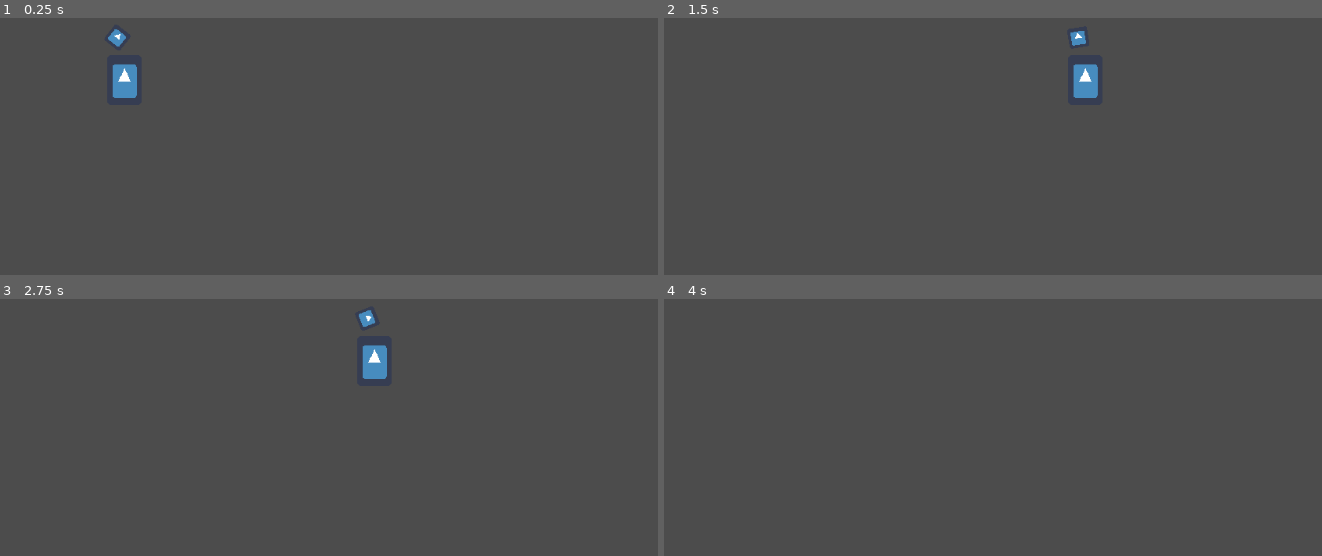
Above: before the commit, frames 1-4 (two rows, left to right).
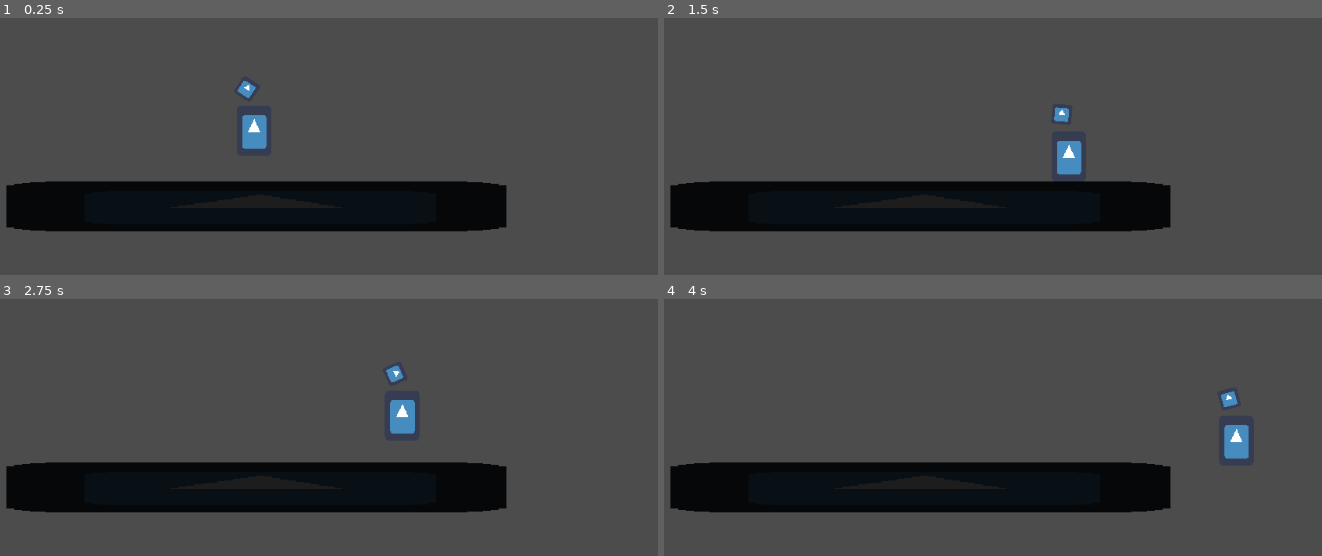
Above: after the commit, the same moments.

Repository: MHillier98/FeedThePillar
Game: Godot game, scene res://Scenes/TestScene.tscn
The game is run twice, just before and just after one commit, with the same random seed, the same clock (stepped at 60 frames per second) and the same inputs. The engine's default icon, where the game draws it, is replaced by a stand-in: a white triangle on a blue panel in a dark square.
Inputs (mouse positions are in pixels of both pictures, inside the frame that each line leads up to):
- Up to frame 1 (0.25 s): no input
- Up to frame 2 (1.5 s): move the mouse to (1098, 43) at 0.52 s; hold W (up) 0.53-1.28 s; hold D (right) from 0.53 s (still down); move the mouse to (762, 89) at 1.27 s; tap W (up) at 1.35 s
- Up to frame 3 (2.75 s): tap W (up) at 1.52, 1.82 s; move the mouse to (outside the picture) at 2.02 s; release D (right) at 2.03 s; hold A (left) from 2.03 s (still down); hold W (up) from 2.03 s (still down)
- Up to frame 4 (4 s): move the mouse to (881, 440) at 2.77 s; release A (left) at 2.78 s; release W (up) at 2.78 s; hold D (right) from 2.78 s (still down); tap W (up) at 2.85, 3.02, 3.32 s; move the mouse to (1164, 417) at 3.52 s; hold W (up) from 3.53 s (still down)

The runs differ from the first frame. In frame 1, 16% of the frame differs, in the area x 0-78%, y 4-83%; in frame 2, 16%, in the area x 0-78%, y 5-83%; in frame 3, 16%; in frame 4, 15%.

Commit message:
Added a platform and fixed movement

Diff:
--- /dev/null
+++ b/Scenes/Platform.tscn
@@ -0,0 +1,22 @@
+[gd_scene load_steps=3 format=2]
+
+[ext_resource path="res://Images/icon.png" type="Texture" id=1]
+
+[sub_resource type="RectangleShape2D" id=1]
+extents = Vector2( 32, 31.9391 )
+
+[node name="Platform" type="StaticBody2D"]
+__meta__ = {
+"_edit_group_": true
+}
+
+[node name="Sprite" type="Sprite" parent="."]
+modulate = Color( 0.113725, 0.113725, 0.113725, 1 )
+position = Vector2( 509.507, 479.653 )
+scale = Vector2( 10, 1 )
+texture = ExtResource( 1 )
+
+[node name="CollisionShape2D" type="CollisionShape2D" parent="."]
+position = Vector2( 509.507, 479.653 )
+scale = Vector2( 10, 1 )
+shape = SubResource( 1 )
--- a/Scenes/Player.tscn
+++ b/Scenes/Player.tscn
@@ -4,11 +4,13 @@
 [ext_resource path="res://Scripts/Player.gd" type="Script" id=2]
 [ext_resource path="res://Scripts/PlayerHead.gd" type="Script" id=3]
 
-[sub_resource type="RectangleShape2D" id=1]
-extents = Vector2( 12.8, 12.8 )
+[sub_resource type="CapsuleShape2D" id=5]
+radius = 12.5087
+height = 3.17352
 
-[sub_resource type="RectangleShape2D" id=2]
-extents = Vector2( 22.4, 32 )
+[sub_resource type="CapsuleShape2D" id=6]
+radius = 21.7176
+height = 19.9203
 
 [sub_resource type="Animation" id=3]
 resource_name = "Look Left"
@@ -47,8 +49,11 @@
 
 [node name="HeadCollisionShape" type="CollisionShape2D" parent="."]
 position = Vector2( -9, -54 )
-shape = SubResource( 1 )
+shape = SubResource( 5 )
 script = ExtResource( 3 )
+__meta__ = {
+"_edit_group_": true
+}
 
 [node name="HeadSprite" type="Sprite" parent="HeadCollisionShape"]
 position = Vector2( 0, -7.62939e-06 )
@@ -56,7 +61,7 @@
 texture = ExtResource( 1 )
 
 [node name="BodyCollisionShape" type="CollisionShape2D" parent="."]
-shape = SubResource( 2 )
+shape = SubResource( 6 )
 
 [node name="BodySprite" type="Sprite" parent="BodyCollisionShape"]
 scale = Vector2( 0.7, 1 )
--- a/Scenes/TestScene.tscn
+++ b/Scenes/TestScene.tscn
@@ -1,8 +1,11 @@
-[gd_scene load_steps=2 format=2]
+[gd_scene load_steps=3 format=2]
 
 [ext_resource path="res://Scenes/Player.tscn" type="PackedScene" id=1]
+[ext_resource path="res://Scenes/Platform.tscn" type="PackedScene" id=2]
 
-[node name="Node2D" type="Node2D"]
+[node name="World" type="Node"]
 
 [node name="Player" parent="." instance=ExtResource( 1 )]
-position = Vector2( 341.084, 317.561 )
+position = Vector2( 506.939, 343.434 )
+
+[node name="Platform" parent="." instance=ExtResource( 2 )]
--- a/Scripts/Player.gd
+++ b/Scripts/Player.gd
@@ -1,26 +1,36 @@
 extends KinematicBody2D
 
-export (int) var speed = 400
 
-var velocity = Vector2()
+const UP = Vector2(0, -1)
+const GRAVITY = 20
+const ACCELERATION = 50
+const MAX_SPEED = 220
+const JUMP_HEIGHT = -250
+
+var motion = Vector2()
 
 onready var animationPlayer = $AnimationPlayer
 
-func get_input():
-	velocity = Vector2()
+func _physics_process(delta):
+	motion.y += GRAVITY
+	var friction = false
+
 	if Input.is_action_pressed('right'):
-		velocity.x += 1
-	if Input.is_action_pressed('left'):
-		velocity.x -= 1
-#	if Input.is_action_pressed('down'):
-#		velocity.y += 1
-#	if Input.is_action_pressed('up'):
-#		velocity.y -= 1
-	velocity = velocity.normalized() * speed
+		motion.x = min(motion.x + ACCELERATION, MAX_SPEED)
+	elif Input.is_action_pressed('left'):
+		motion.x = max(motion.x - ACCELERATION, -MAX_SPEED)
+	else:
+		friction = true
 
-func _physics_process(delta):
-	get_input()
-	velocity = move_and_slide(velocity)
+	if is_on_floor():
+		if Input.is_action_pressed('up'):
+			motion.y = JUMP_HEIGHT
+		if friction == true:
+			motion.x = lerp(motion.x, 0, 0.2)
+	else:
+		motion.x = lerp(motion.x, 0, 0.05)
+
+	motion = move_and_slide(motion, UP)
 
 	if get_global_mouse_position().x < global_position.x:
 		animationPlayer.play("Look Left")
